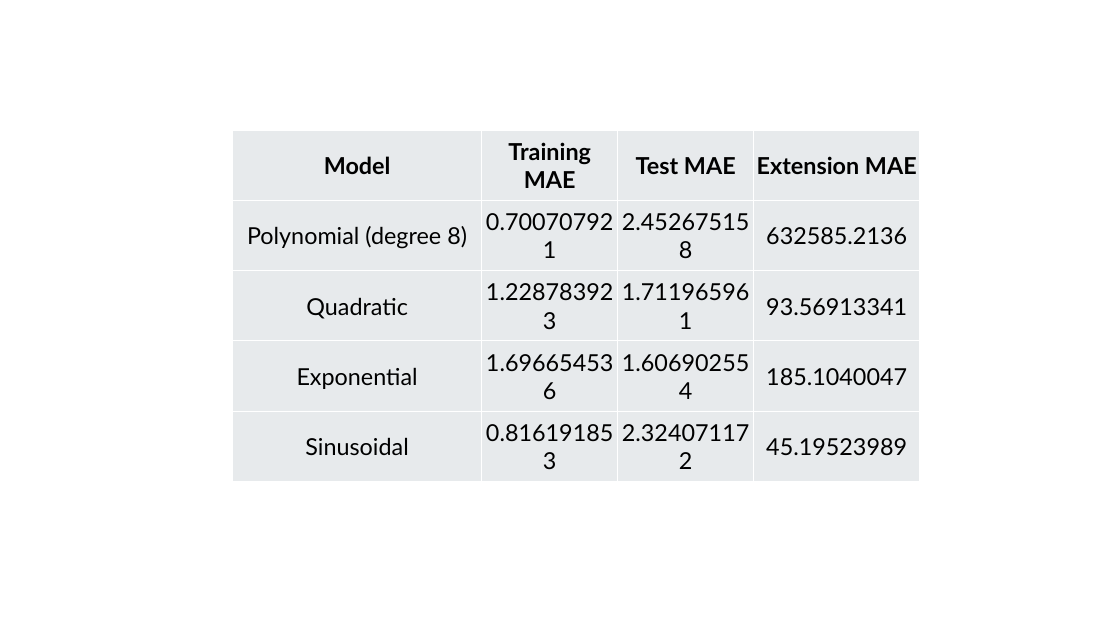
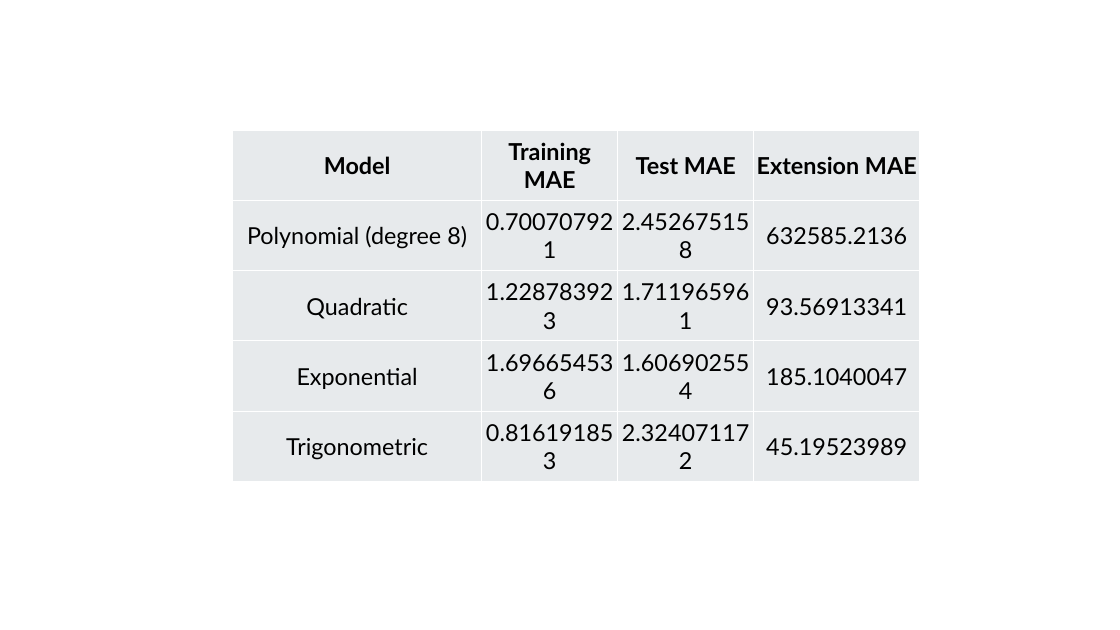
Before and after one commit to hkwhisnant/MA103, a slide deck: slide 6 of src/16-select-use-assess/Slides.pptx (slide 5 before the commit). Drawn at 1120x630 pixels with LibreOffice and Linux fonts; fonts in the diff are those of the drawing. Boxes give left, top, right and bottom in pixels: in the first picture for what was removed or moved away, otherwise in the second. Text is boxed around its words. In the diff, an @@ line names an element or a change of style, - is before the commit and + after.

```diff
--- a/src/16-select-use-assess/Slides.pptx
+++ b/src/16-select-use-assess/Slides.pptx
@@ table at [233,130,921,481] @@
-row 5, column 1: Sinusoidal
+row 5, column 1: Trigonometric
```
Also in this commit, not shown: 2 other slides changed, 1 slide added.
